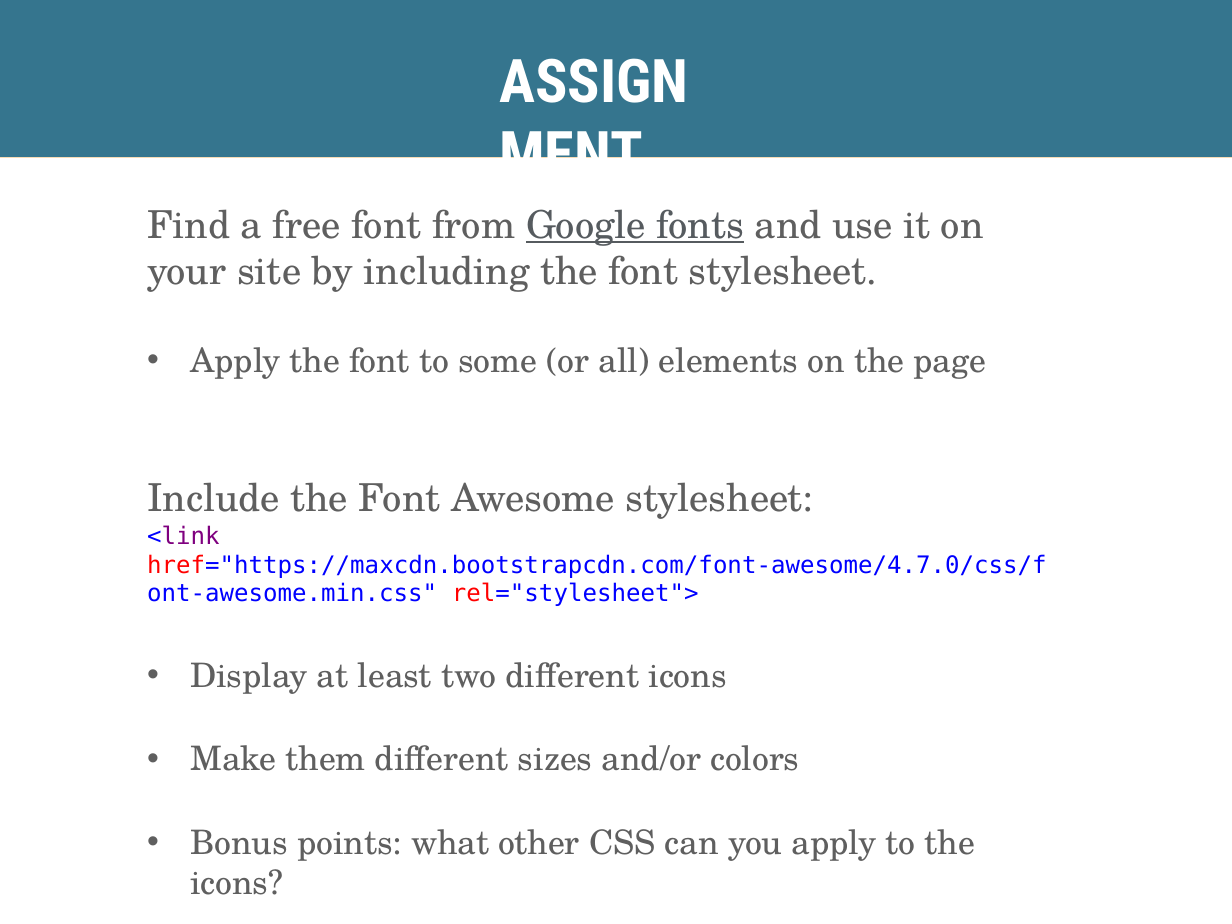
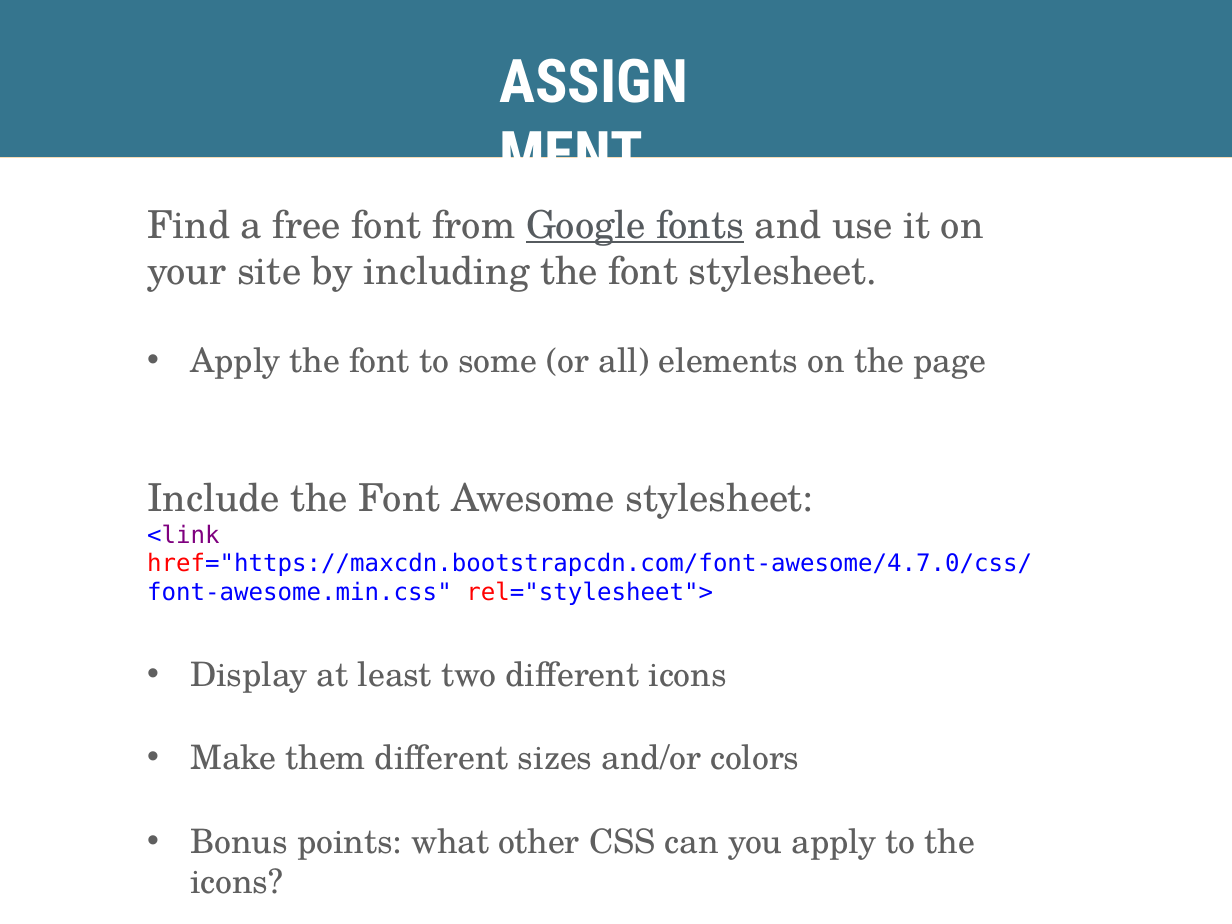
Before and after one commit to skornfeld/svc-class-jan-2018, a slide deck: slide 69 of slides/week-4.pptx (slide 73 before the commit). Drawn at 1232x924 pixels with LibreOffice and Linux fonts; fonts in the diff are those of the drawing. Boxes give left, top, right and bottom in pixels: in the first picture for what was removed or moved away, otherwise in the second. Text is boxed around its words. In the diff, an @@ line names an element or a change of style, - is before the commit and + after.

Commit message:
update week 4, provide another float example, fix style table link

```diff
--- a/slides/week-4.pptx
+++ b/slides/week-4.pptx
@@ text at bbox=[147, 524, 1032, 605]: less space between paragraphs @@
```
Also in this commit, not shown: 12 other slides changed, 1 slide added, 4 slides removed, 6 other files.
